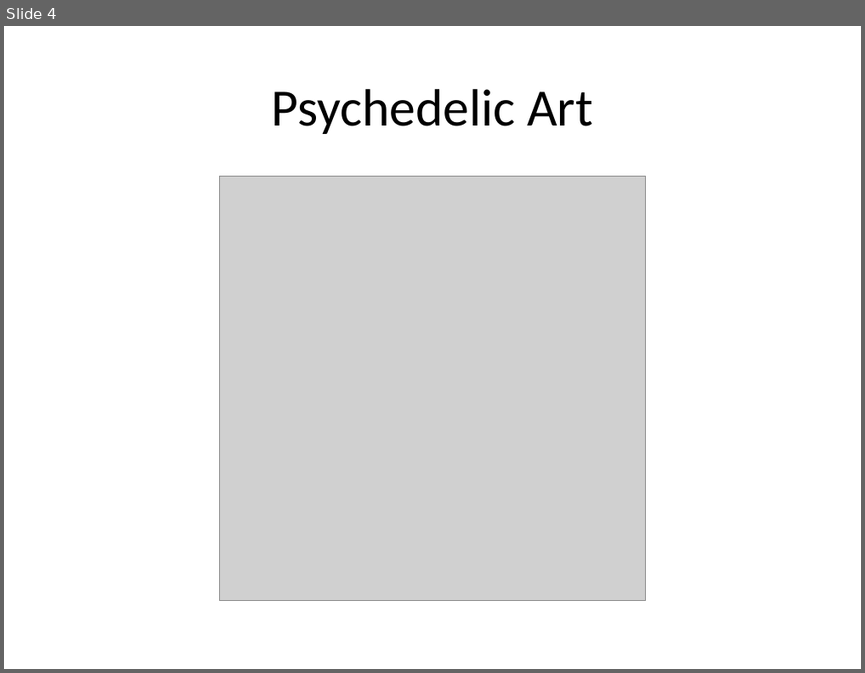
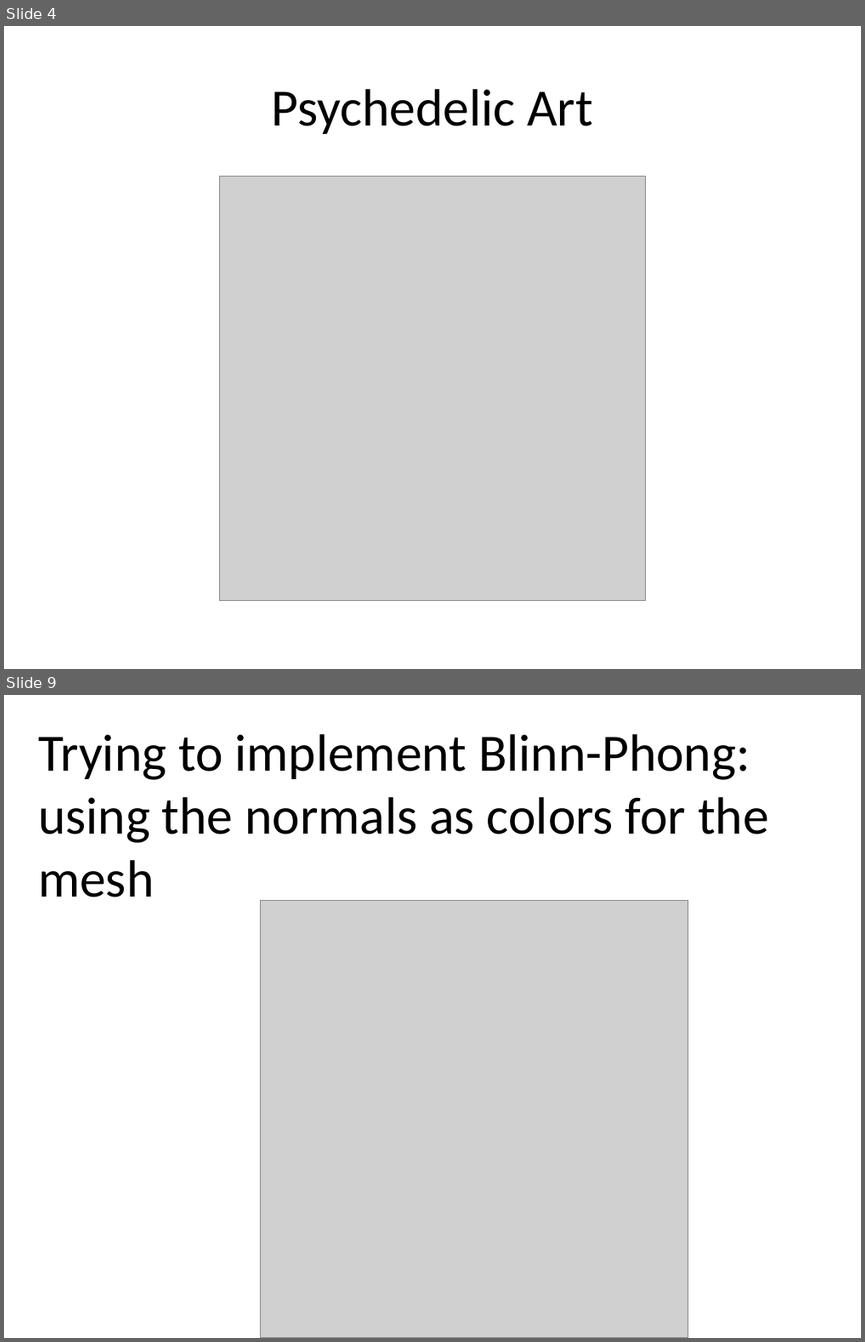
Before and after one commit to wolph/computer_graphics, a slide deck: Presentation.pptx. Shown one above the other, each under a label of ours: slide 4 before the commit, slides 4 and 9 after it; the slides between them are not shown. The pictures are 865x673 and 865x1342 pixels, drawn with LibreOffice and Linux fonts; fonts in the diff are those of the drawing; grey boxes stand for pictures. Boxes give left, top, right and bottom in pixels: in the first picture for what was removed or moved away, otherwise in the second. Text is boxed around its words. In the diff, an @@ line names an element or a change of style, - is before the commit and + after.

```diff
--- a/Presentation.pptx
+++ b/Presentation.pptx
@@ slide 9 added at (4,695,861,1338), background #FFFFFF @@
@@ text added at (38,734,769,843), 44 pt, text #000000 @@
+Trying to implement Blinn-Phong: using the normals as colors for the mesh
@@ picture added at (260,901,687,1338) @@
```
Also in this commit, not shown: 2 slides changed, 3 other slides added, 2 slides removed.
